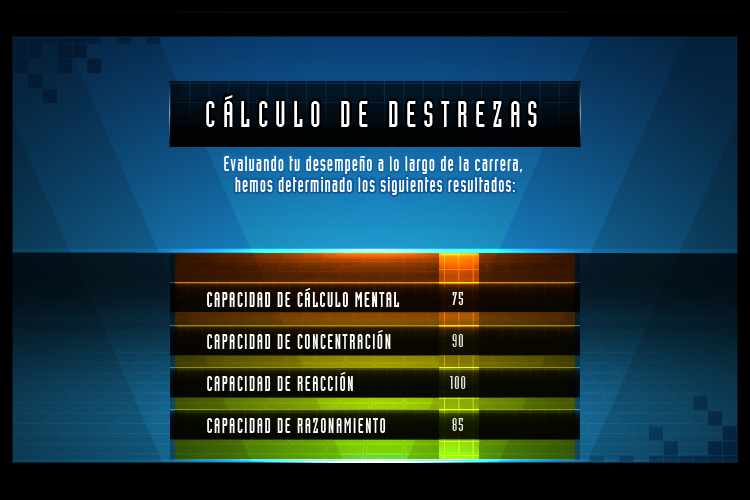
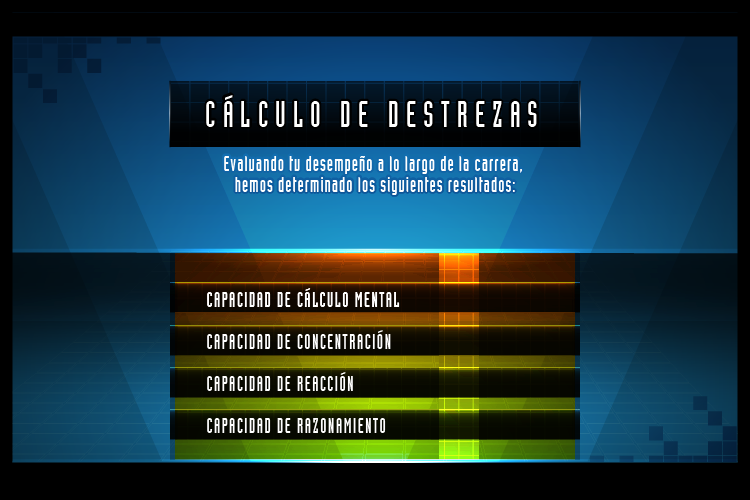
Layer changes from the first 750×500 image to the second:
"75 90 100 85": opacity 90% → 0% over box(449, 292, 466, 431)
